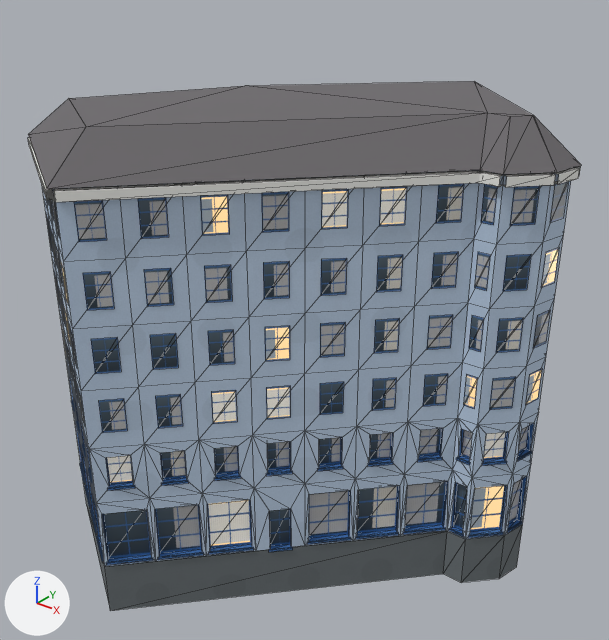
The glTF model web/public/models/landmarks/z3c_zy_endi.glb as it was, and as the next commit left it.
One viewpoint serves both versions: a camera (50 mm lens) standing at (25.2, -31.4, 30.0) and looking at (0.1, 0.0, 10.6). Every picture has the same lights, and +X, +Y and +Z are marked at lower left. The first picture is the older version. Mesh edges are drawn as thin lines. Where no turn or scale is listed for an object, it has been applied to the vertices. Vertices at exactly the same position are counted once.
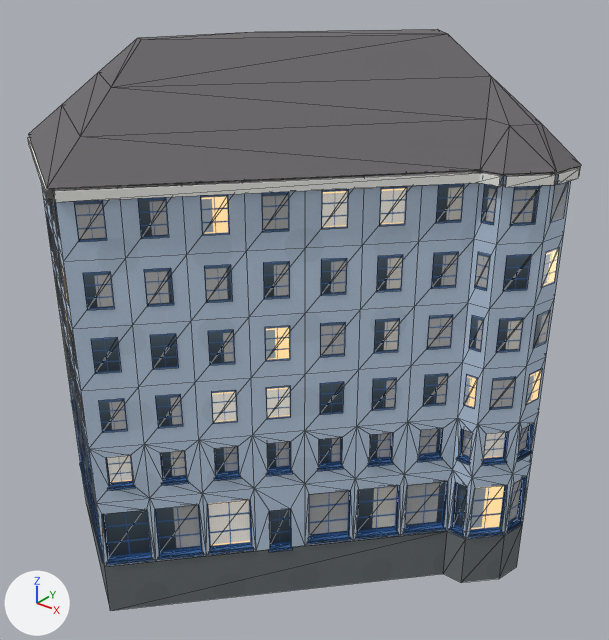
Where the newer file only moved an object's origin or applied its transform, the numbers keep the older frame.

What the commit changed:
me_mesh_0 is used by ob_mesh_0; location (-11.88, 12.51, -3.0).
me_mesh_0 had 1492 vertices, 1758 faces and spanned x 0.0..23.9, y -24.7..0.0, z 0.0..24.9.
me_mesh_0 now has 1502 vertices, 1778 faces and spans x 0.0..23.9, y -24.7..0.0, z 0.0..27.9.
Part 1, on me_mesh_0:
8 vertices are removed from x 2.7..21.6, y -22.1..-2.8, z 24.9.
22 faces are deleted.
18 vertices are added at x 2.3..22.0, y -22.6..-2.3, z 24.6..27.9.
42 new faces join them, mat_flat.

Location of each change, (x1, y1, x2, y2) in pixels of the pictures (609 x 640 px):
'Mesh_0', reshaped (10% taller): before (28, 81, 581, 611); after (28, 29, 581, 611)
part 1 of me_mesh_0, built on: before (28, 81, 581, 189); after (28, 29, 581, 189)
